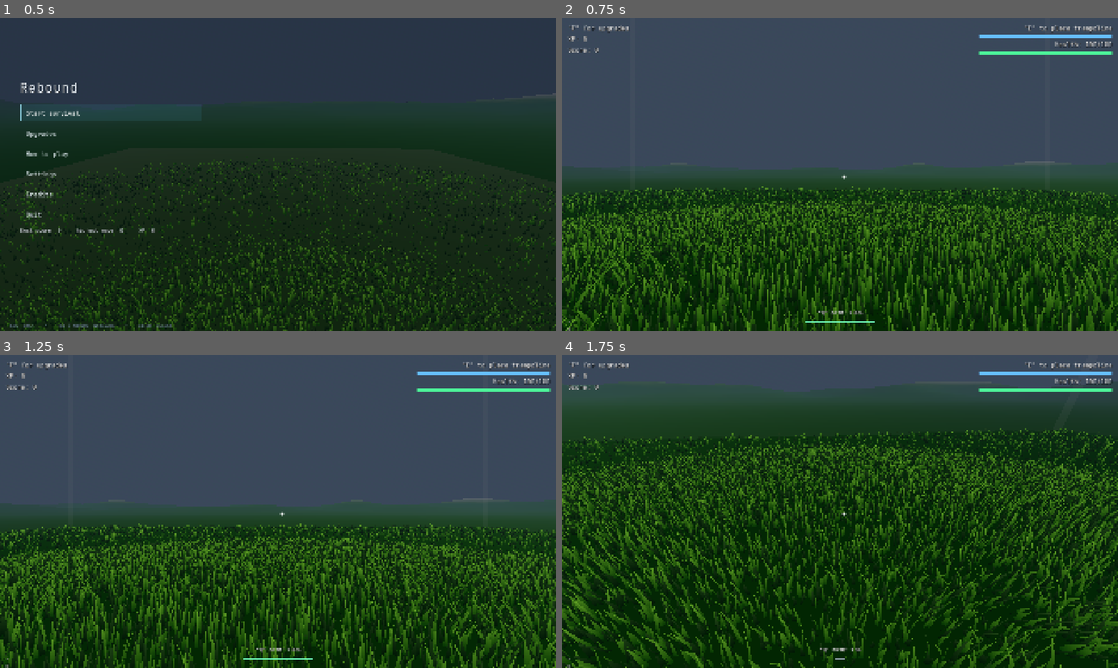
Above: before the commit, frames 1-4 (two rows, left to right).
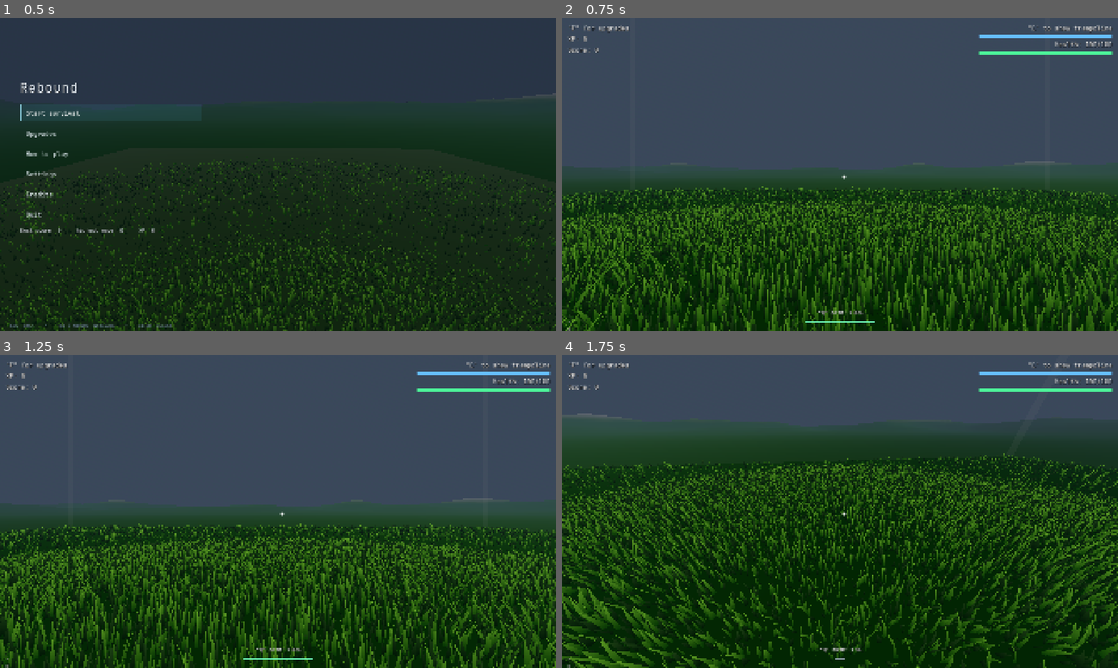
Above: after the commit, the same moments.

Repository: Error403Allowed/Rebound
Game: Godot game, scene res://UI/boot.tscn
The game is run twice, just before and just after one commit, with the same random seed, the same clock (stepped at 60 frames per second) and the same inputs.
Inputs (mouse positions are in pixels of both pictures, inside the frame that each line leads up to):
- Up to frame 1 (0.5 s): no input
- Up to frame 2 (0.75 s): click "Start survival" at 0.5 s
- Up to frame 3 (1.25 s): no input
- Up to frame 4 (1.75 s): tap Enter at 1.25 s; move the mouse to (867, 511) at 1.27 s; hold W from 1.28 s (still down); tap Q at 1.35 s; click (867, 511) at 1.42 s; tap Space at 1.52 s

Frame 1 is identical in both runs. In frame 2, less than 0.1% of the frame differs, in the area x 83-92%, y 2-5%; in frame 3, less than 0.1%; in frame 4, 47%, in the area x 0-100%, y 2-100%.

Commit message:
Made movement more dynamic

Diff:
--- a/Scenes/player.gd
+++ b/Scenes/player.gd
@@ -8,8 +8,10 @@
 @export var move_speed := 11.0
 @export var sprint_speed := 16.5
 @export var ground_accel := 70.0
-@export var air_accel := 6.0
-@export var air_drag := 2.5
+@export var air_accel := 24.0
+@export var air_move_speed := 18.0
+@export var air_sprint_speed := 22.0
+@export var air_drag := 0.35
 @export var jump_speed := 8.0
 @export var gravity: float = 26.0
 @export var mouse_sensitivity := 0.0025
@@ -70,6 +72,7 @@
 var dash_charge := 1.0
 var dash_left := 0.0
 var dash_speed := 0.0
+var dash_fov_kick := 0.0
 var dash_direction := Vector3.ZERO
 var last_impact_frame := -1
 var last_fall_speed := 0.0
@@ -214,6 +217,8 @@
 
 	var sprinting := Input.is_physical_key_pressed(KEY_SHIFT) and input.y < 0.0
 	var current_speed := sprint_speed if sprinting else move_speed
+	if not is_on_floor():
+		current_speed = air_sprint_speed if sprinting else air_move_speed
 	var accel := ground_accel if is_on_floor() else air_accel
 	var horizontal_velocity := Vector3(velocity.x, 0.0, velocity.z)
 	if is_on_floor():
@@ -234,9 +239,10 @@
 	move_and_slide()
 	if dash_left <= 0.0:
 		var flat_speed := Vector2(velocity.x, velocity.z).length()
-		if flat_speed > sprint_speed:
-			velocity.x *= sprint_speed / flat_speed
-			velocity.z *= sprint_speed / flat_speed
+		var speed_limit := sprint_speed if is_on_floor() else maxf(air_sprint_speed, dash_max_speed)
+		if flat_speed > speed_limit:
+			velocity.x *= speed_limit / flat_speed
+			velocity.z *= speed_limit / flat_speed
 
 	_check_slam(fall_speed)
 
@@ -458,12 +464,22 @@
 
 
 func _update_fov(delta: float, sprinting: bool) -> void:
-	var jump_fov := 0.0
+	if not bool(SettingsManager.get_value("dynamic_fov")) or bool(SettingsManager.get_value("reduced_motion")):
+		dash_fov_kick = 0.0
+		camera.fov = base_fov
+		return
+	var air_fov := 0.0
 	if not is_on_floor():
-		jump_fov = clampf((absf(velocity.y) - 4.0) * 0.7, 0.0, 16.0)
-	var effect_strength: float = float(SettingsManager.get_value("fov_strength")) if bool(SettingsManager.get_value("dynamic_fov")) and not bool(SettingsManager.get_value("reduced_motion")) else 0.0
-	var target_fov := base_fov + ((15.0 if sprinting else 0.0) + jump_fov) * effect_strength
-	camera.fov = lerpf(camera.fov, target_fov, 1.0 - exp(-10.0 * delta))
+		var horizontal_speed := Vector2(velocity.x, velocity.z).length()
+		air_fov = clampf(4.0 + absf(velocity.y) * 0.25 + horizontal_speed * 0.2, 4.0, 14.0)
+	var sprint_fov := 10.0 if sprinting else 0.0
+	var motion_fov := minf(24.0, maxf(air_fov, sprint_fov) + dash_fov_kick)
+	var effect_strength := float(SettingsManager.get_value("fov_strength"))
+	var target_fov := clampf(base_fov + motion_fov * effect_strength, 40.0, 140.0)
+	var response := 18.0 if target_fov > camera.fov else 7.0
+	camera.fov = lerpf(camera.fov, target_fov, 1.0 - exp(-response * delta))
+	if dash_left <= 0.0:
+		dash_fov_kick = lerpf(dash_fov_kick, 0.0, 1.0 - exp(-10.0 * delta))
 
 
 func _show_damage_flash() -> void:
@@ -499,6 +515,7 @@
 	dash_direction = dash_direction.normalized()
 	var strength := clampf((dash_charge - dash_minimum_charge) / maxf(0.01, 1.0 - dash_minimum_charge), 0.0, 1.0)
 	dash_speed = lerpf(dash_min_speed, dash_max_speed, strength)
+	dash_fov_kick = lerpf(10.0, 18.0, strength)
 	dash_left = lerpf(dash_min_duration, dash_max_duration, strength)
 	dash_charge = 0.0
 	return true
--- a/Tests/stage4_regression.gd
+++ b/Tests/stage4_regression.gd
@@ -63,8 +63,8 @@
 	progression.storage_path = FIXTURE
 	progression.load_progress()
 	check(progression.upgraded_rebound_increment() == 0.0, "legacy save defaults Rebound to locked")
-	check(progression.price("rebound") == 55, "Rebound costs 55 XP")
-	check(progression.purchase("rebound") != OK and progression.levels.rebound == 0, "Rebound requires enough XP")
+	check(progression.price("rebound") == 55, "Rebound costs 55 experience")
+	check(progression.purchase("rebound") != OK and progression.levels.rebound == 0, "Rebound requires enough experience")
 	id = progression.begin_run()
 	check(progression.finish_run(id, 55, 0, 0) == OK, "fund Rebound using isolated fixture")
 	check(progression.purchase("rebound") == OK and progression.currency == 0 and progression.upgraded_rebound_increment() == 1.5, "Rebound unlock purchased and saved")
--- a/UI/ui_manager.gd
+++ b/UI/ui_manager.gd
@@ -285,7 +285,7 @@
 		health_text.text = "Health: %d/%d" % [player.health, player.max_health]
 		wave_text.text = "XP: %d" % Progression.currency
 		score_text.text = "Score: %d" % manager.score
-		tier_text.text = '"E" to place trampoline' if player.cooldown_left <= 0.0 else "Trampoline ready in %.1f s" % player.cooldown_left
+		tier_text.text = '"E" to show trampoline' if player.cooldown_left <= 0.0 else "Trampoline ready in %.1f s" % player.cooldown_left
 		dash_bar.value = player.dash_charge * 100.0
 		dash_text.text = '"Q" dash: %d%%' % int(round(player.dash_charge * 100.0))
 		dash_bar.modulate = Color(0.45, 1.0, 0.75) if player.dash_charge >= 0.999 else Color.WHITE if player.dash_charge >= player.dash_minimum_charge else Color(0.6, 0.65, 0.7)
